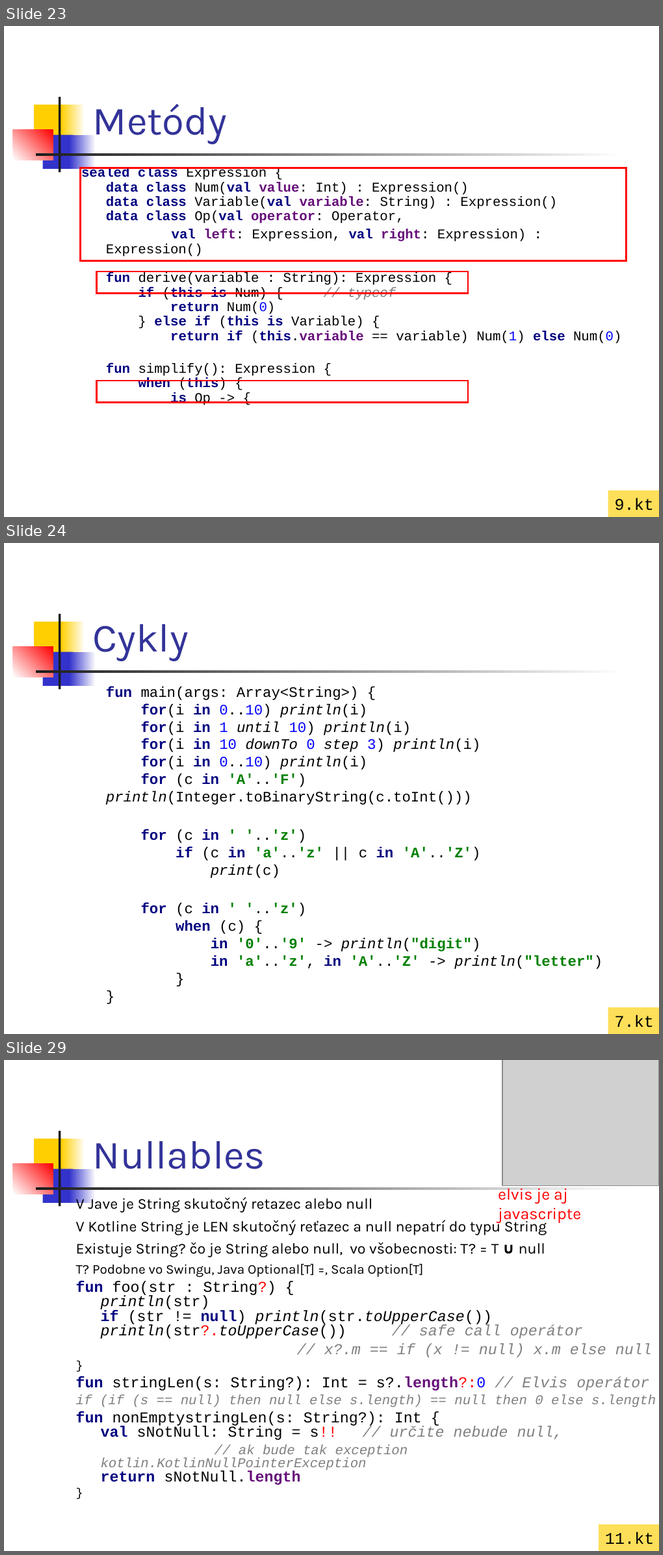
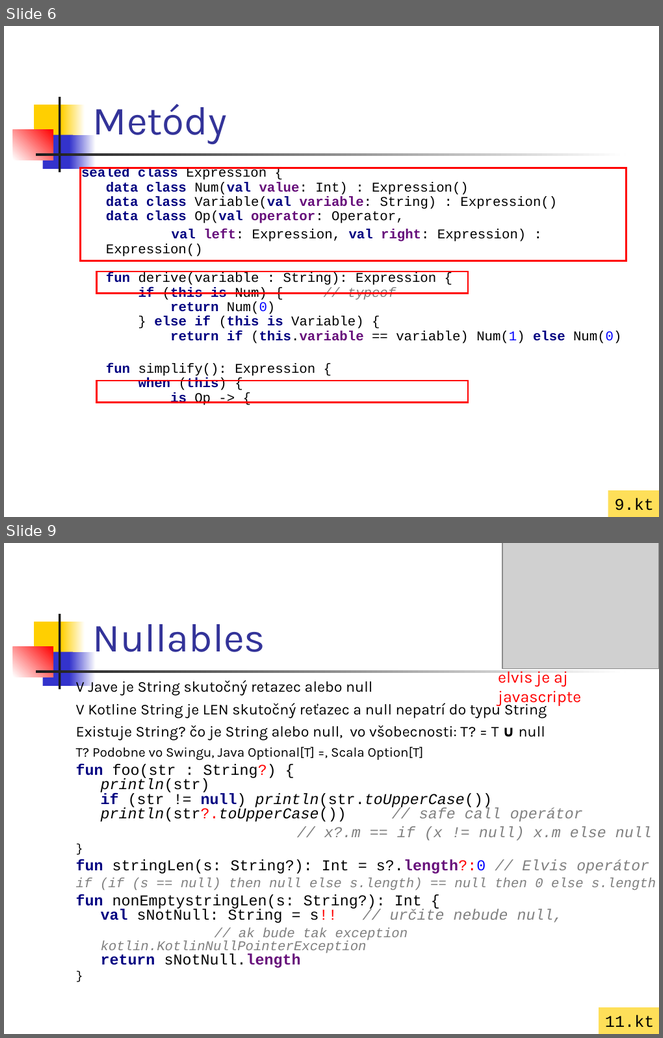
Before and after one commit to vmandro/Prednasky, a slide deck: 02/02_Kotlin.ppt. Shown one above the other, each under a label of ours: slides 23, 24 and 29 before the commit, slides 6 and 9 after it; the slides between them are not shown. The pictures are 663x1555 and 663x1038 pixels, drawn with LibreOffice and Linux fonts; fonts in the diff are those of the drawing; grey boxes stand for pictures. Boxes give left, top, right and bottom in pixels: in the first picture for what was removed or moved away, otherwise in the second. Text is boxed around its words. In the diff, an @@ line names an element or a change of style, - is before the commit and + after.

```diff
--- a/02/02_Kotlin.ppt
+++ b/02/02_Kotlin.ppt
@@ slide 24 removed at (4, 543, 659, 1034), background #FFFFFF; not listed: 7 template elements that a slide beside it also shows @@
@@ title removed at (93, 624, 189, 661) @@
-Cykly
@@ text removed at (106, 687, 603, 969) @@
-fun main(args: Array<String>) {
-for(i in 0..10) println(i)
-for(i in 1 until 10) println(i)
-for(i in 10 downTo 0 step 3) println(i)
-for(i in 0..10) println(i)
-for (c in 'A'..'F') println(Integer.toBinaryString(c.toInt()))
-for (c in ' '..'z')
-if (c in 'a'..'z' || c in 'A'..'Z')
-print(c)
-for (c in ' '..'z')
-when (c) {
-in '0'..'9' -> println("digit")
-in 'a'..'z', in 'A'..'Z' -> println("letter")
-}
-}
@@ rectangle removed at (608, 1008, 659, 1034) @@
-7.kt
@@ what was slide 23 is now slide 6 @@
@@ what was slide 29 is now slide 9 @@
```
Also in this commit, not shown: 2 slides changed, 19 other slides removed, 6 other files.
